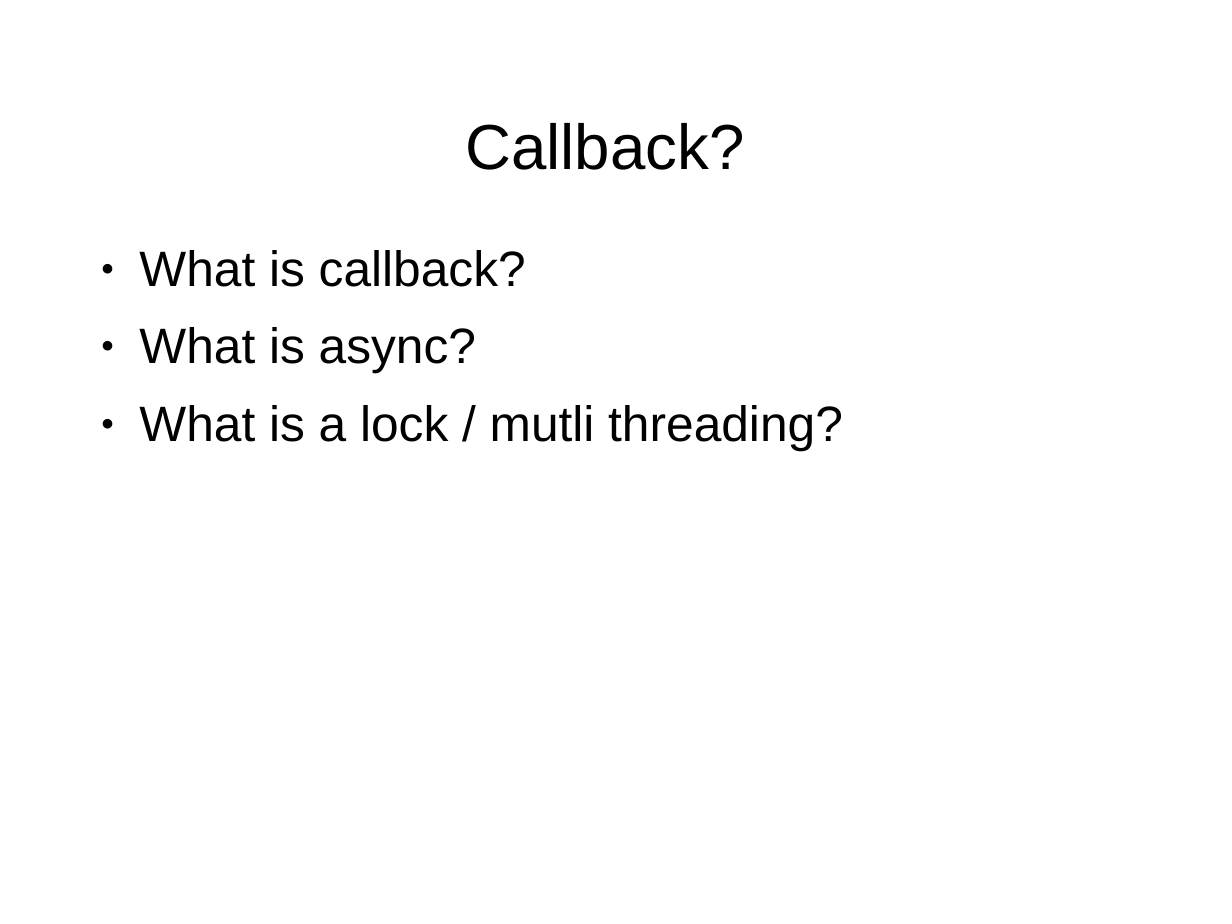
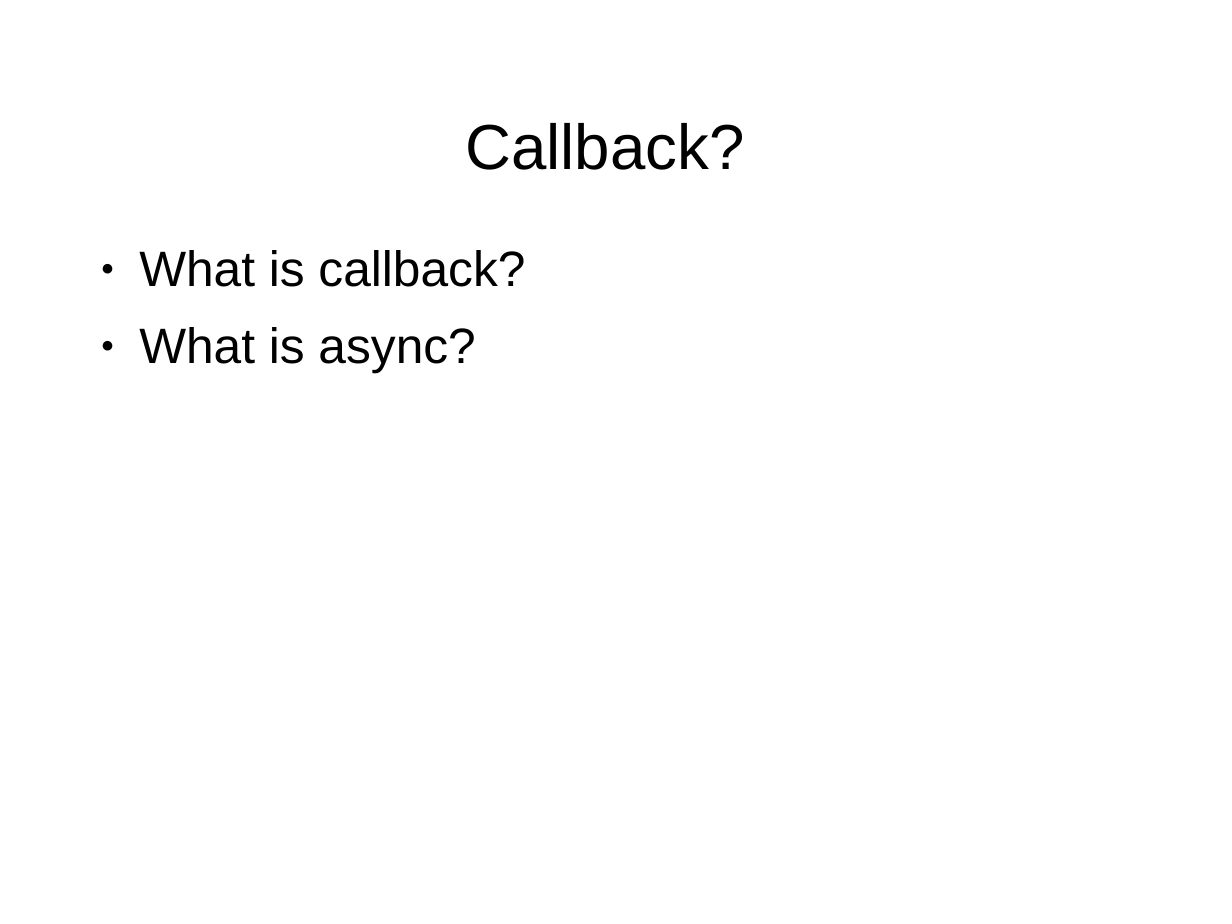
Before and after one commit to puppetMaster3/bikeSheding, a slide deck: slide 18 of training/1of2.ppt. Drawn at 1232x924 pixels with LibreOffice and Linux fonts; fonts in the diff are those of the drawing; background and template pictures are left out. Boxes give left, top, right and bottom in pixels: in the first picture for what was removed or moved away, otherwise in the second. Text is boxed around its words. In the diff, an @@ line names an element or a change of style, - is before the commit and + after.

```diff
--- a/training/1of2.ppt
+++ b/training/1of2.ppt
@@ text "What is callback?" at [139,250,525,373]: indent changed @@
@@ text at [139,405,843,450]: paragraph removed @@
-● What is a lock / mutli threading?
```
Also in this commit, not shown: 19 other slides changed, 1 slide removed, 3 other files.
